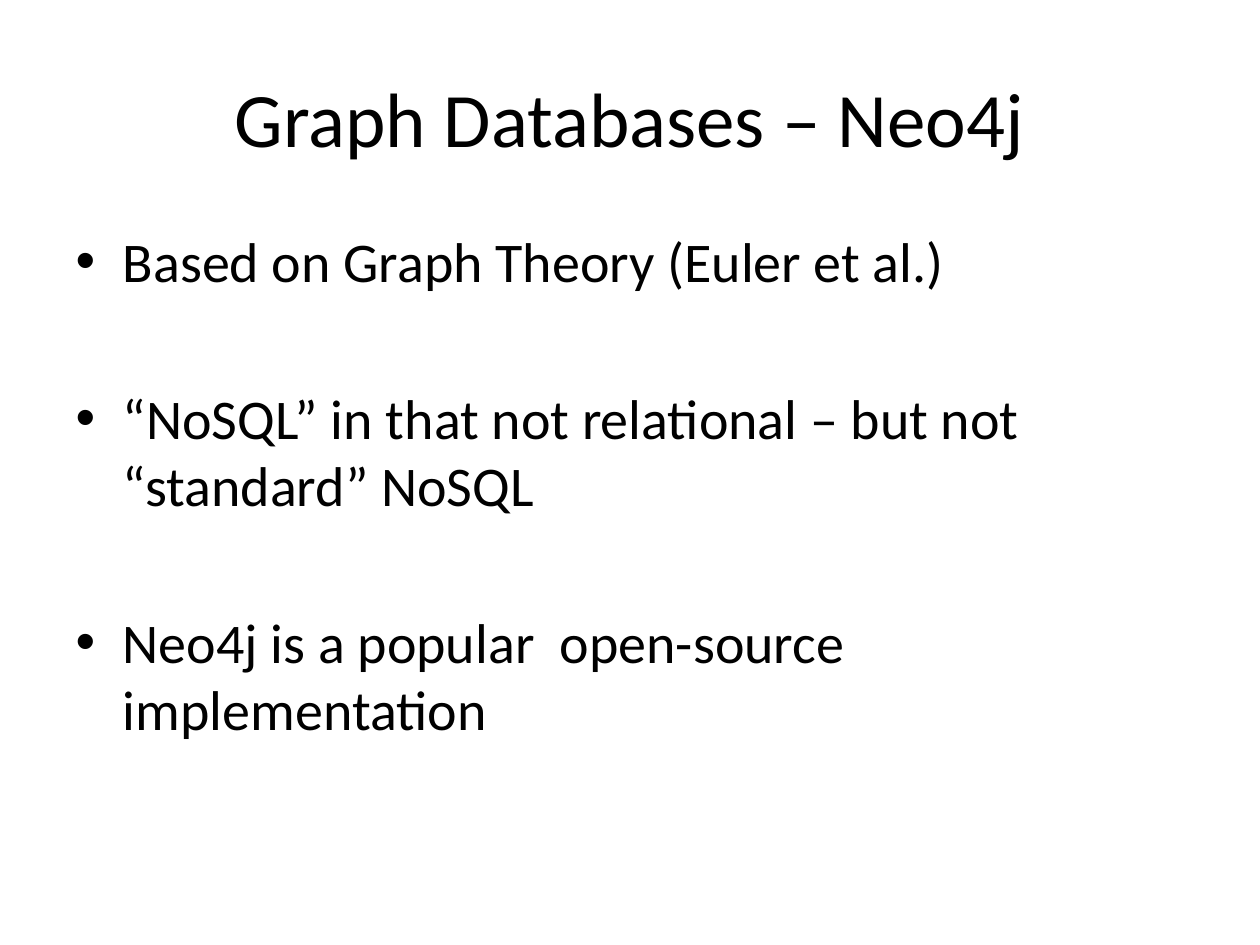
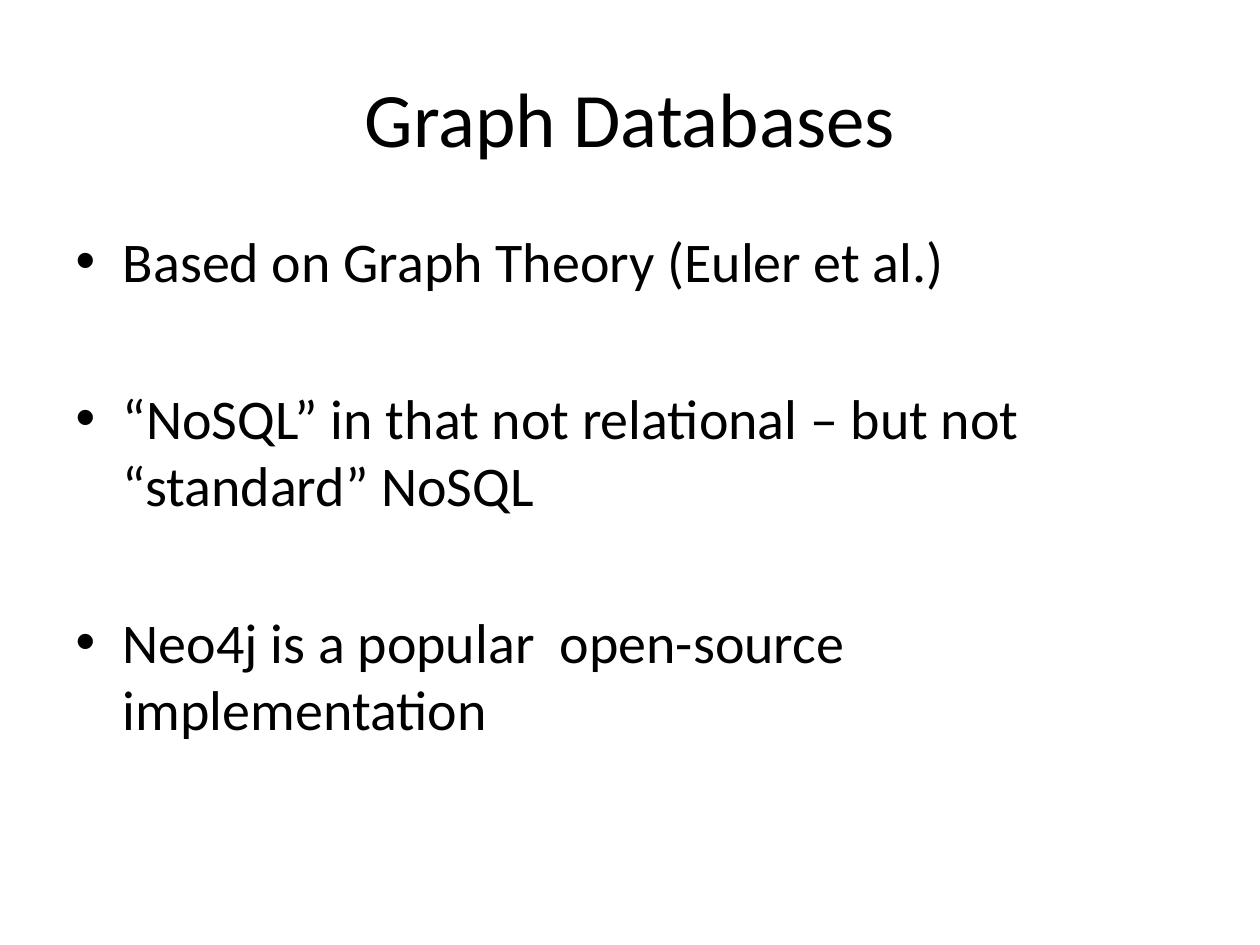
Before and after one commit to alexdgarland/database-demos, a slide deck: slide 54 of Slides/Not Only SQL - Picking A Database for DotNET.pptx. Drawn at 1260x945 pixels with LibreOffice and Linux fonts; fonts in the diff are those of the drawing. Boxes give left, top, right and bottom in pixels: in the first picture for what was removed or moved away, otherwise in the second. Text is boxed around its words. In the diff, an @@ line names an element or a change of style, - is before the commit and + after.

```diff
--- a/Slides/Not Only SQL - Picking A Database for DotNET.pptx
+++ b/Slides/Not Only SQL - Picking A Database for DotNET.pptx
@@ title at (x1=365, y1=93, x2=895, y2=160): text changed @@
-Graph Databases – Neo4j
+Graph Databases
```
Also in this commit, not shown: 7 other slides changed, 3 slides added, 4 slides removed, 1 other file.
